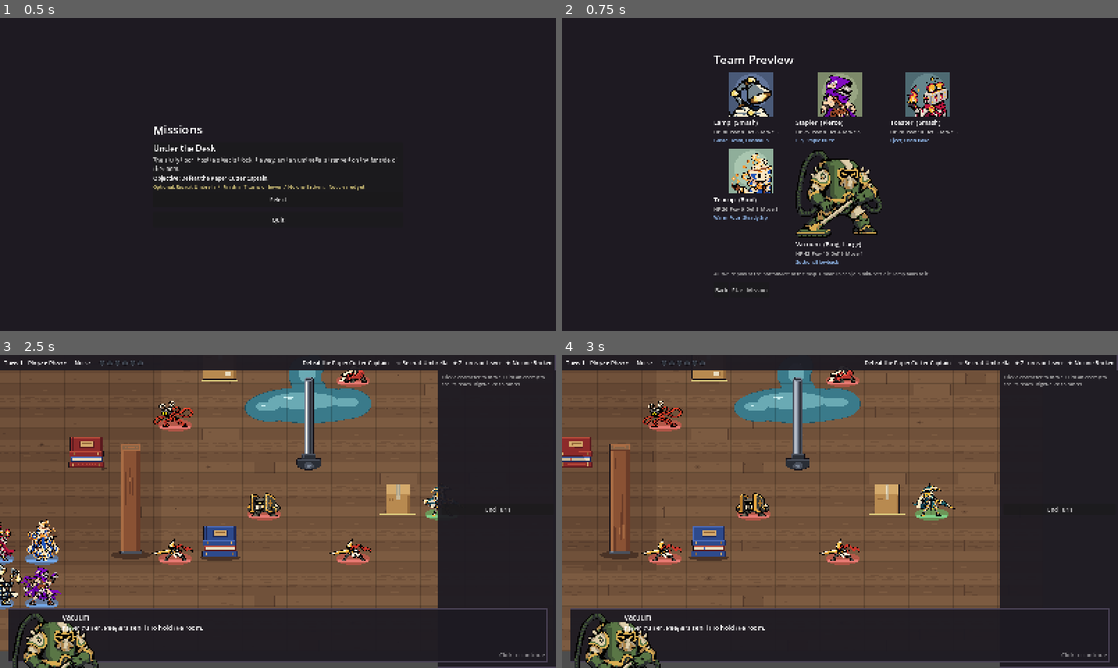
Above: before the commit, frames 1-4 (two rows, left to right).
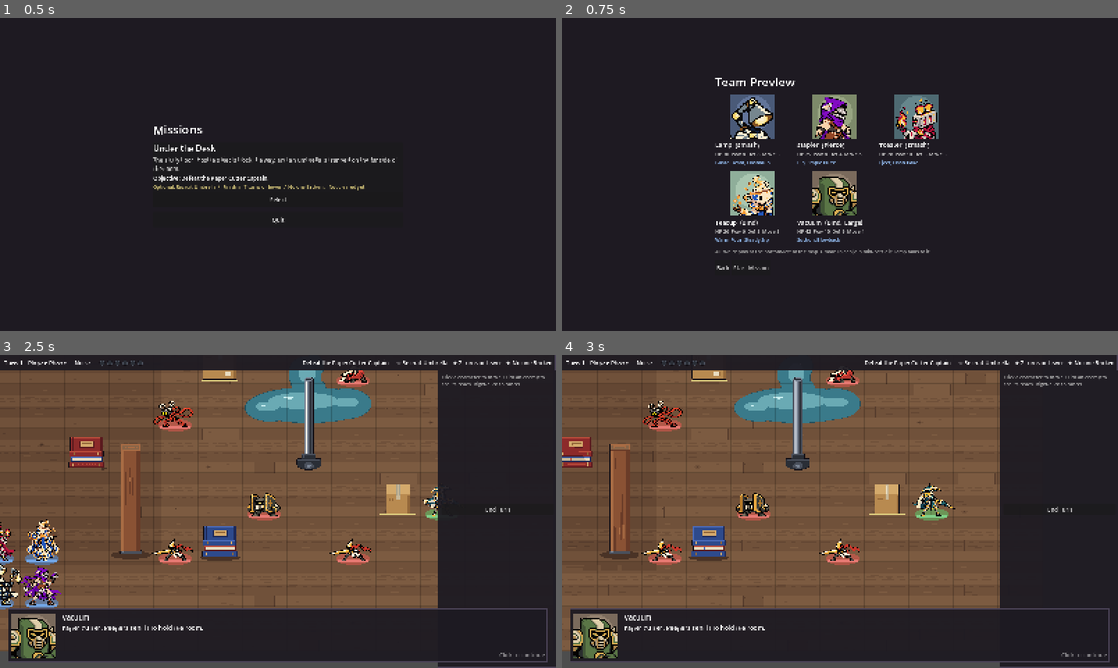
Above: after the commit, the same moments.

Repository: apysen/toystory
Game: Godot game, scene res://scenes/main.tscn
The game is run twice, just before and just after one commit, with the same random seed, the same clock (stepped at 60 frames per second) and the same inputs.
Inputs (mouse positions are in pixels of both pictures, inside the frame that each line leads up to):
- Up to frame 1 (0.5 s): no input
- Up to frame 2 (0.75 s): click "Select" at 0.5 s
- Up to frame 3 (2.5 s): click "Start Mission" at 1.25 s; tap A at 2 s; move the mouse to (278, 511) at 2.02 s; hold D from 2.03 s (still down); click (278, 511) at 2.17 s; tap Enter (ui_accept) at 2.27 s
- Up to frame 4 (3 s): tap A at 2.75 s; move the mouse to (728, 527) at 2.77 s; release D at 2.78 s; hold S from 2.78 s (still down)

Frame 1 is identical in both runs. In frame 2, 11% of the frame differs, in the area x 27-71%, y 12-88%; in frame 3, 2.0%; in frame 4, 2.0%.

Commit message:
Use the new dialogue portraits; add portrait screenshot tool
Co-Authored-By: Claude Opus 5.5 (1M context) <noreply@anthropic.com>
Claude-Session: https://claude.ai/code/session_01VfhXsC6jWUTtFq8JTmUBiH

Diff:
--- a/scripts/ui/portraits.gd
+++ b/scripts/ui/portraits.gd
@@ -11,9 +11,10 @@
 
 static func get_portrait(speaker: String) -> Texture2D:
 	var id: String = IDS.get(speaker, speaker.to_lower())
-	var path := "res://assets/portraits/%s.png" % id
-	if ResourceLoader.exists(path) or FileAccess.file_exists(ProjectSettings.globalize_path(path)):
-		return SpriteLib._texture(path)
+	for pid in [speaker.to_lower().split(" ")[-1], id]:
+		var path := "res://assets/portraits/%s.png" % pid
+		if ResourceLoader.exists(path) or FileAccess.file_exists(ProjectSettings.globalize_path(path)):
+			return SpriteLib._texture(path)
 	var art: Variant = SpriteLib.load_unit(id)
 	if art != null:
 		var sf: SpriteFrames = art.frames
--- /dev/null
+++ b/tools/portrait_shots.gd
@@ -0,0 +1,39 @@
+extends SceneTree
+## Renders the team preview and one dialogue line per speaker to PNG:
+## godot --path . --script res://tools/portrait_shots.gd -- <out_dir>
+
+func _init() -> void:
+	_run.call_deferred()
+
+
+func _run() -> void:
+	var out := OS.get_cmdline_user_args()[0] if OS.get_cmdline_user_args().size() > 0 else "user://shots"
+	DirAccess.make_dir_recursive_absolute(out)
+	root.size = Vector2i(1600, 900)
+	var main: Node = load("res://scripts/ui/main.gd").new()
+	root.add_child(main)
+	await _wait(3)
+	main.show_team_preview()
+	await _wait(5)
+	_save(out + "/team_preview.png")
+	main.queue_free()
+	var view := BattleView.new()
+	root.add_child(view)
+	await view.start(7)
+	var i := 0
+	for sp in ["Lamp", "Vacuum", "Paper Cutter Captain", "Umbrella"]:
+		view._dialogue.play([{"speaker": sp, "text": "Portrait check for %s." % sp}])
+		await _wait(5)
+		_save(out + "/dialogue_%d.png" % i)
+		i += 1
+	quit()
+
+
+func _wait(frames: int) -> void:
+	for _i in frames:
+		await process_frame
+
+
+func _save(path: String) -> void:
+	root.get_texture().get_image().save_png(path)
+	print("saved ", path)
Not shown, added: assets/portraits/cutter.png.import
Not shown, added: assets/portraits/lamp.png.import
Not shown, added: assets/portraits/portraits_preview.png.import
Not shown, added: assets/portraits/stapler.png.import
Not shown, added: assets/portraits/teacup.png.import
Not shown, added: assets/portraits/toaster.png.import
Not shown, added: assets/portraits/umbrella.png.import
Not shown, added: assets/portraits/vacuum.png.import
